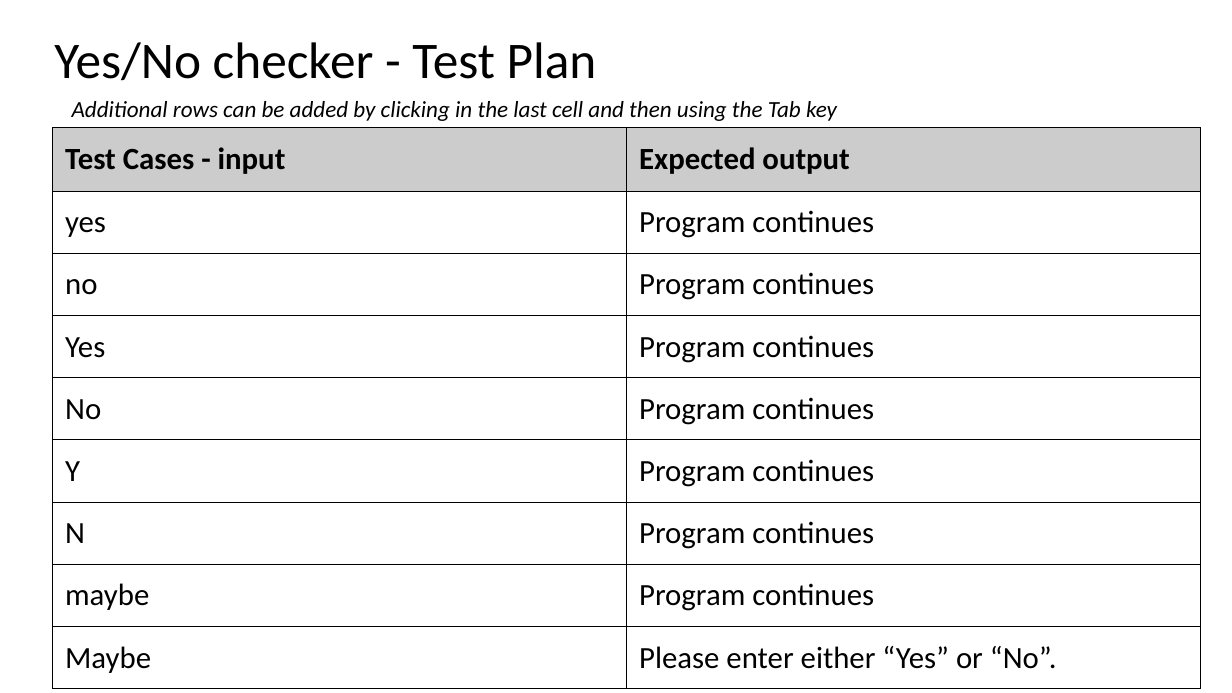
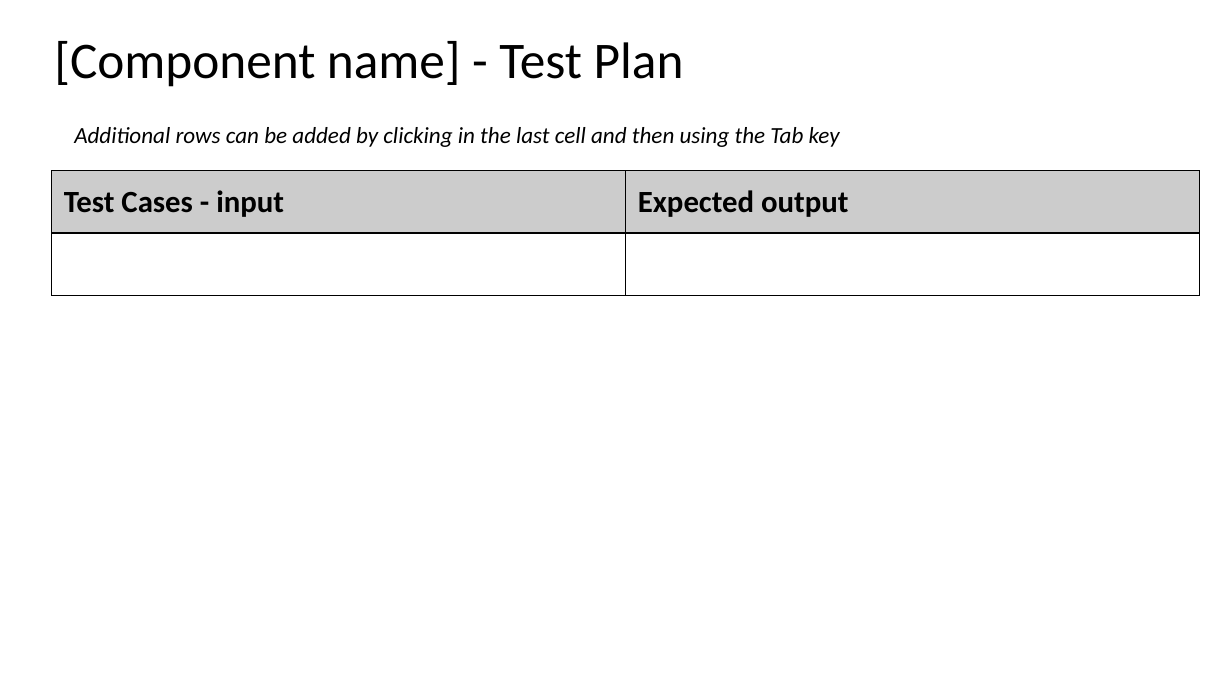
Before and after one commit to joshbatmiddleton/Lucky-Unicorn, a slide deck: slide 6 of Lucky Unicorn Documentation.pptx. Drawn at 1232x693 pixels with LibreOffice and Linux fonts; fonts in the diff are those of the drawing. Boxes give left, top, right and bottom in pixels: in the first picture for what was removed or moved away, otherwise in the second. Text is boxed around its words. In the diff, an @@ line names an element or a change of style, - is before the commit and + after.

```diff
--- a/Lucky Unicorn Documentation.pptx
+++ b/Lucky Unicorn Documentation.pptx
@@ title at <box>54,41,684,87</box>: text changed @@
-Yes/No checker - Test Plan
+[Component name] - Test Plan
@@ text "Additional rows can be added ...": place and size @@
-text "Additional rows can be added ..." at <box>72,101,837,121</box>
+text "Additional rows can be added ..." at <box>74,127,840,147</box>
@@ table at <box>52,171,1200,294</box> @@
-row 2: yes | Program continues
-row 3: no | Program continues
-row 4: Yes | Program continues
-row 5: No | Program continues
-row 6: Y | Program continues
-row 7: N | Program continues
-row 8: maybe | Program continues
-row 9: Maybe | Please enter either “Yes” or “No”.
+row 2:  | 
@@ table: place and size @@
-table at <box>53,128,1201,684</box>
+table at <box>52,171,1200,294</box>
```
Also in this commit, not shown: 3 other slides changed, 1 slide added, 2 slides removed, 2 other files.
